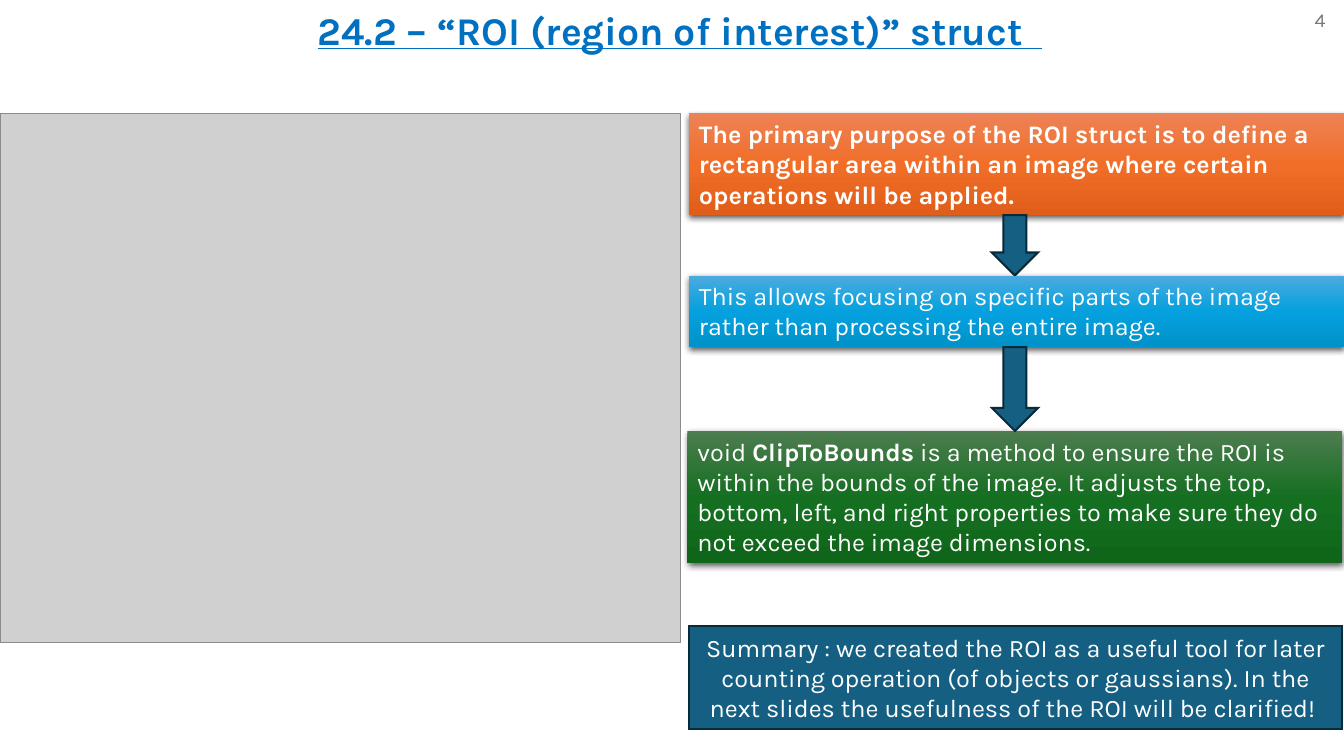
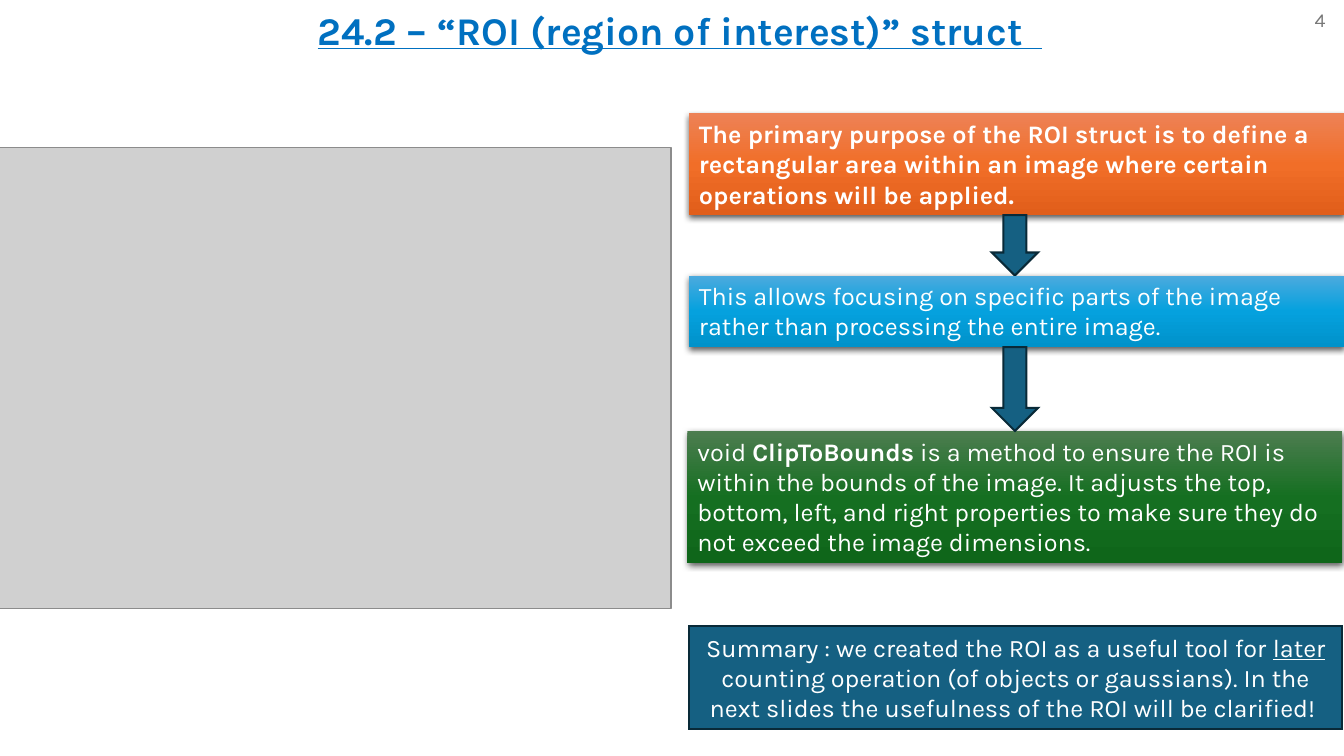
Before and after one commit to omripony/image-processing, a slide deck: slide 4 of labs/lab24- waiting for grade/version 1/1950-2210-7939-ImPr24-1.pptx. Drawn at 1344x756 pixels with LibreOffice and Linux fonts; fonts in the diff are those of the drawing; grey boxes stand for pictures. Boxes give left, top, right and bottom in pixels: in the first picture for what was removed or moved away, otherwise in the second. Text is boxed around its words. In the diff, an @@ line names an element or a change of style, - is before the commit and + after.

```diff
--- a/labs/lab24- waiting for grade/version 1/1950-2210-7939-ImPr24-1.pptx
+++ b/labs/lab24- waiting for grade/version 1/1950-2210-7939-ImPr24-1.pptx
@@ picture: place and size @@
-picture at (0,113,681,642)
+picture at (0,147,671,609)
@@ rectangle "Summary : we created the ..." at (690,626,1343,729): underline on in "later" @@
```
Also in this commit, not shown: 9 other slides changed, 3 slides added, 2 slides removed, 31 other files.
